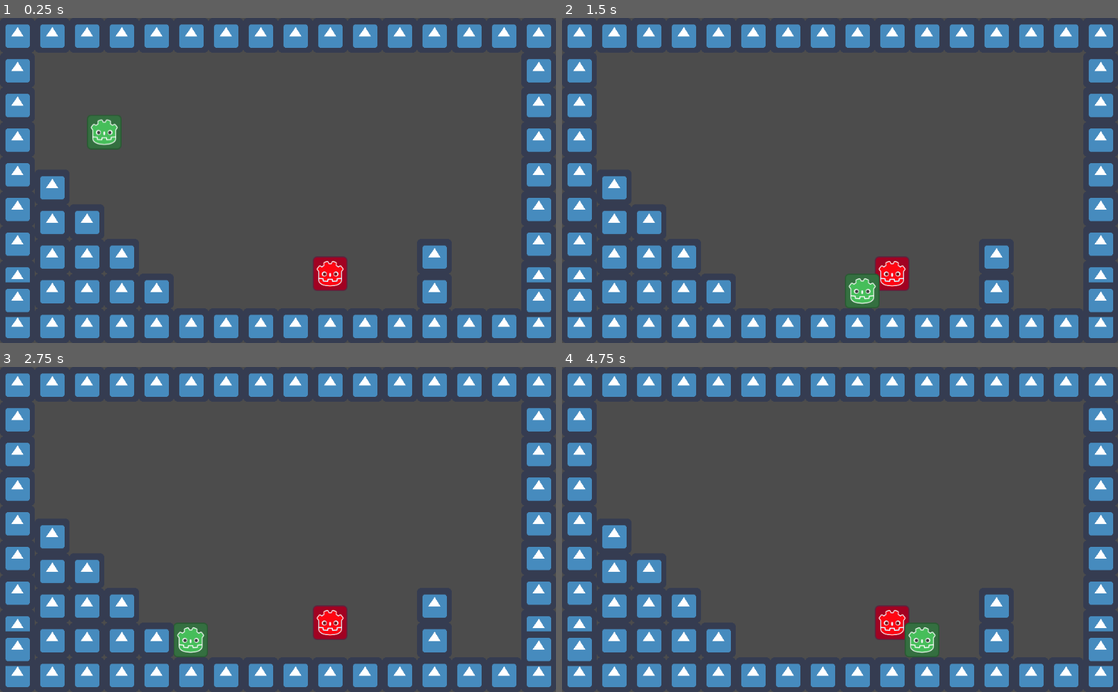
Above: before the commit, frames 1-4 (two rows, left to right).
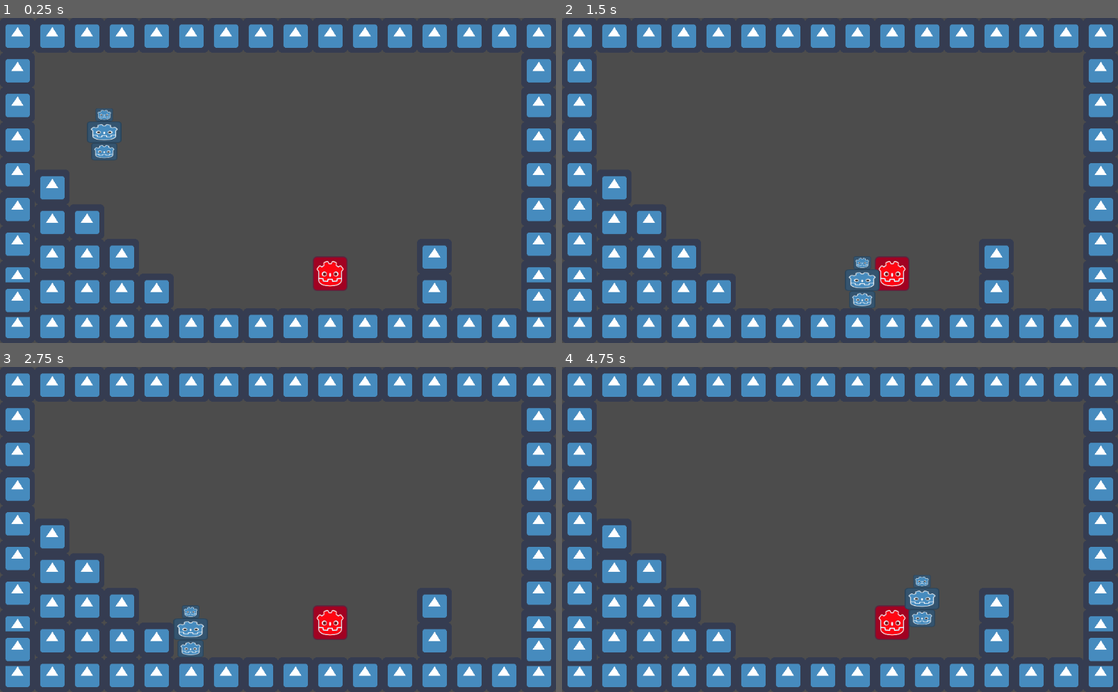
Above: after the commit, the same moments.

Repository: goodguyplayer/GameJam-GWJ53
Game: Godot game, scene res://World/World.tscn
Two runs of this game, one before a commit and one after it. Both use one fixed random seed, a clock stepped at 60 frames per second and the inputs below. The engine's default icon, where the game draws it, is replaced by a stand-in: a white triangle on a blue panel in a dark square.
Inputs:
- Up to frame 1 (0.25 s): no input
- Up to frame 2 (1.5 s): hold Right (ui_right) from 0.53 s (still down); tap Up (ui_up) at 0.77 s
- Up to frame 3 (2.75 s): tap Up (ui_up) at 1.52 s; release Right (ui_right) at 2.03 s; hold Left (ui_left) from 2.03 s (still down)
- Up to frame 4 (4.75 s): release Left (ui_left) at 2.78 s; hold Right (ui_right) 2.78-4.28 s; tap Up (ui_up) at 3.02, 3.77, 4.52 s; hold Left (ui_left) from 4.28 s (still down)

The runs differ from the first frame. In frame 1, 0.9% of the frame differs, in the area x 15-22%, y 27-44%; in frame 2, 0.9%; in frame 3, 0.8%; in frame 4, 1.4%, in the area x 61-68%, y 64-90%.

Commit message:
Player now is composed of different parts

Diff:
--- /dev/null
+++ b/GameJam-GWJ53/Parts/Head/HeadBasic.gd
@@ -0,0 +1,5 @@
+extends Node2D
+
+
+export(int) var max_health = 1
+export(int) var max_heat_capacity = 1
--- /dev/null
+++ b/GameJam-GWJ53/Parts/Head/HeadBasic.tscn
@@ -0,0 +1,18 @@
+[gd_scene load_steps=4 format=2]
+
+[ext_resource path="res://Parts/Head/Head.png" type="Texture" id=1]
+[ext_resource path="res://Parts/Head/HeadStats.tscn" type="PackedScene" id=2]
+
+[sub_resource type="RectangleShape2D" id=1]
+extents = Vector2( 16, 12 )
+
+[node name="Head" type="Area2D"]
+
+[node name="Sprite" type="Sprite" parent="."]
+scale = Vector2( 0.5, 0.375 )
+texture = ExtResource( 1 )
+
+[node name="CollisionShape" type="CollisionShape2D" parent="."]
+shape = SubResource( 1 )
+
+[node name="HeadStats" parent="." instance=ExtResource( 2 )]
--- /dev/null
+++ b/GameJam-GWJ53/Parts/Head/HeadStats.tscn
@@ -0,0 +1,5 @@
+[gd_scene load_steps=2 format=2]
+
+[ext_resource path="res://Parts/PartStats.tscn" type="PackedScene" id=1]
+
+[node name="HeadStats" instance=ExtResource( 1 )]
--- /dev/null
+++ b/GameJam-GWJ53/Parts/Legs/LegsBasic.tscn
@@ -0,0 +1,19 @@
+[gd_scene load_steps=4 format=2]
+
+[ext_resource path="res://Parts/Legs/LegsStats.tscn" type="PackedScene" id=1]
+[ext_resource path="res://Parts/Legs/Legs.png" type="Texture" id=2]
+
+[sub_resource type="RectangleShape2D" id=1]
+extents = Vector2( 24, 16 )
+
+[node name="LegsBasics" type="Area2D"]
+
+[node name="Sprite" type="Sprite" parent="."]
+position = Vector2( -2.38419e-07, 4.76837e-07 )
+scale = Vector2( 0.75, 0.5 )
+texture = ExtResource( 2 )
+
+[node name="CollisionShape2D" type="CollisionShape2D" parent="."]
+shape = SubResource( 1 )
+
+[node name="LegsStats" parent="." instance=ExtResource( 1 )]
--- /dev/null
+++ b/GameJam-GWJ53/Parts/Legs/LegsStats.tscn
@@ -0,0 +1,5 @@
+[gd_scene load_steps=2 format=2]
+
+[ext_resource path="res://Parts/PartStats.tscn" type="PackedScene" id=1]
+
+[node name="LegsStats" instance=ExtResource( 1 )]
--- /dev/null
+++ b/GameJam-GWJ53/Parts/PartStats.gd
@@ -0,0 +1,5 @@
+extends Node
+
+
+export(int) var max_health = 1
+export(int) var max_heat_capacity = 1
--- /dev/null
+++ b/GameJam-GWJ53/Parts/PartStats.tscn
@@ -0,0 +1,6 @@
+[gd_scene load_steps=2 format=2]
+
+[ext_resource path="res://Parts/PartStats.gd" type="Script" id=1]
+
+[node name="PartStats" type="Node"]
+script = ExtResource( 1 )
--- /dev/null
+++ b/GameJam-GWJ53/Parts/Torso/TorsoBasic.gd
@@ -0,0 +1,5 @@
+extends Node2D
+
+
+export(int) var max_health = 1
+export(int) var max_heat_capacity = 1
--- /dev/null
+++ b/GameJam-GWJ53/Parts/Torso/TorsoBasic.tscn
@@ -0,0 +1,18 @@
+[gd_scene load_steps=4 format=2]
+
+[ext_resource path="res://Parts/Torso/TorsoStats.tscn" type="PackedScene" id=1]
+[ext_resource path="res://Parts/Torso/Torso.png" type="Texture" id=2]
+
+[sub_resource type="RectangleShape2D" id=1]
+extents = Vector2( 32, 20 )
+
+[node name="Torso" type="Area2D"]
+
+[node name="Sprite" type="Sprite" parent="."]
+scale = Vector2( 1, 0.625 )
+texture = ExtResource( 2 )
+
+[node name="CollisionShape" type="CollisionShape2D" parent="."]
+shape = SubResource( 1 )
+
+[node name="TorsoStats" parent="." instance=ExtResource( 1 )]
--- /dev/null
+++ b/GameJam-GWJ53/Parts/Torso/TorsoStats.tscn
@@ -0,0 +1,5 @@
+[gd_scene load_steps=2 format=2]
+
+[ext_resource path="res://Parts/PartStats.tscn" type="PackedScene" id=1]
+
+[node name="TorsoStats" instance=ExtResource( 1 )]
--- a/GameJam-GWJ53/Player/Player.gd
+++ b/GameJam-GWJ53/Player/Player.gd
@@ -71,8 +71,9 @@
 	bullet.bullet_speed = 1000
 
 
-func _on_Hurtbox_area_entered(area):
-	playerstats.max_health -= 1
+# Redo - Head, Torso, Legs hurtbox
+#func _on_Hurtbox_area_entered(area):
+#	playerstats.max_health -= 1
 
 
 func _on_TimerShoot_timeout():
--- a/GameJam-GWJ53/Player/Player.tscn
+++ b/GameJam-GWJ53/Player/Player.tscn
@@ -1,33 +1,21 @@
 [gd_scene load_steps=7 format=2]
 
-[ext_resource path="res://Player/Player.png" type="Texture" id=1]
 [ext_resource path="res://Player/Player.gd" type="Script" id=2]
-[ext_resource path="res://Triggerboxes/Hurtbox.tscn" type="PackedScene" id=3]
 [ext_resource path="res://Player/PlayerStats.tscn" type="PackedScene" id=4]
+[ext_resource path="res://Parts/Head/HeadBasic.tscn" type="PackedScene" id=5]
+[ext_resource path="res://Parts/Torso/TorsoBasic.tscn" type="PackedScene" id=6]
+[ext_resource path="res://Parts/Legs/LegsBasic.tscn" type="PackedScene" id=7]
 
 [sub_resource type="RectangleShape2D" id=1]
-extents = Vector2( 31, 31.5 )
-
-[sub_resource type="RectangleShape2D" id=2]
-extents = Vector2( 32, 32 )
+extents = Vector2( 31, 47.5 )
 
 [node name="Player" type="KinematicBody2D"]
 collision_layer = 2
 script = ExtResource( 2 )
 
-[node name="Sprite" type="Sprite" parent="."]
-texture = ExtResource( 1 )
-
 [node name="CollisionShape2D" type="CollisionShape2D" parent="."]
-position = Vector2( 0, 0.5 )
+position = Vector2( 0, 4.5 )
 shape = SubResource( 1 )
-
-[node name="Hurtbox" parent="." instance=ExtResource( 3 )]
-collision_layer = 8
-collision_mask = 0
-
-[node name="CollisionShape2D" parent="Hurtbox" index="0"]
-shape = SubResource( 2 )
 
 [node name="Timer" type="Timer" parent="."]
 
@@ -35,7 +23,7 @@
 position = Vector2( 1, 0 )
 
 [node name="BulletOrigin" type="Position2D" parent="."]
-position = Vector2( 64, 0 )
+position = Vector2( 80, 0 )
 
 [node name="TimerShoot" type="Timer" parent="."]
 one_shot = true
@@ -43,7 +31,12 @@
 [node name="PlayerStats" parent="." instance=ExtResource( 4 )]
 max_health = 4
 
-[connection signal="area_entered" from="Hurtbox" to="." method="_on_Hurtbox_area_entered"]
+[node name="Head" parent="." instance=ExtResource( 5 )]
+position = Vector2( 0, -32 )
+
+[node name="Torso" parent="." instance=ExtResource( 6 )]
+
+[node name="Legs" parent="." instance=ExtResource( 7 )]
+position = Vector2( 0, 36 )
+
 [connection signal="timeout" from="TimerShoot" to="." method="_on_TimerShoot_timeout"]
-
-[editable path="Hurtbox"]
Binary file added: GameJam-GWJ53/Parts/Head/Head.png
Not shown, added: GameJam-GWJ53/Parts/Head/Head.png.import
Binary file added: GameJam-GWJ53/Parts/Legs/Legs.png
Not shown, added: GameJam-GWJ53/Parts/Legs/Legs.png.import
Binary file added: GameJam-GWJ53/Parts/Torso/Torso.png
Not shown, added: GameJam-GWJ53/Parts/Torso/Torso.png.import
